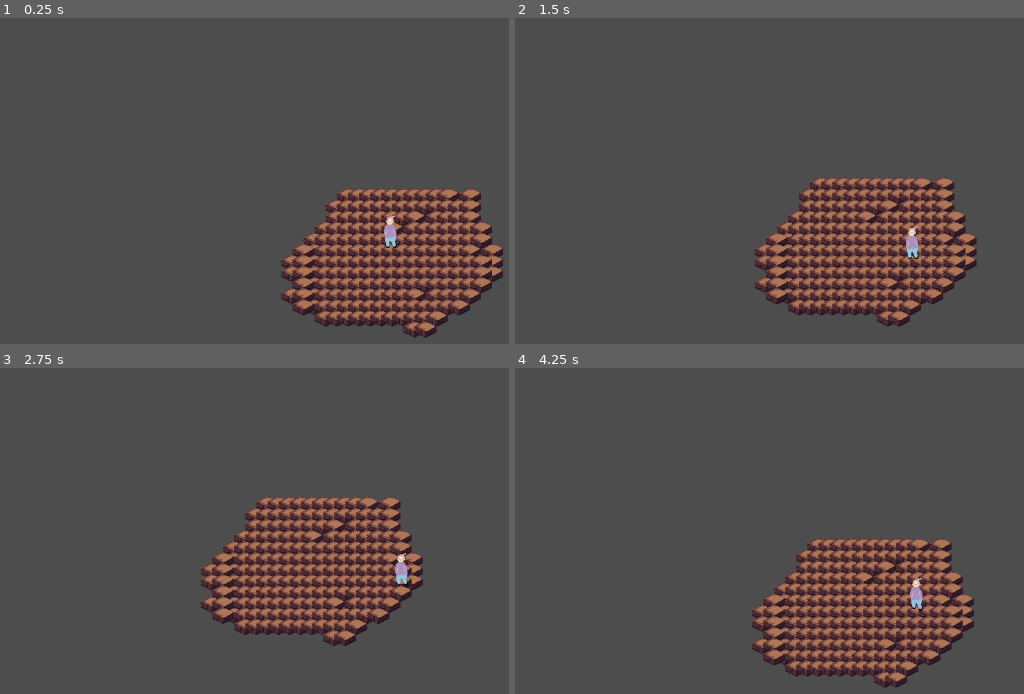
Above: before the commit, frames 1-4 (two rows, left to right).
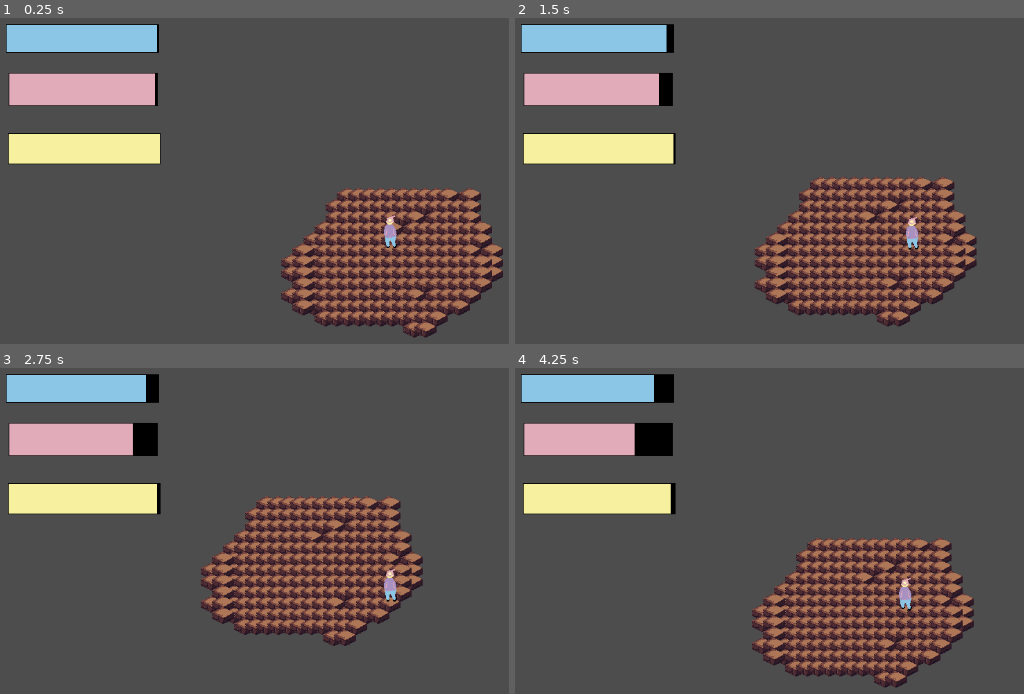
Above: after the commit, the same moments.

Repository: Sebastian0211-vs/Clodot
Game: Godot game, scene res://scenes/debug/debug_scene.tscn
The game is run twice, just before and just after one commit, with the same random seed, the same clock (stepped at 60 frames per second) and the same inputs.
Inputs:
- Up to frame 1 (0.25 s): no input
- Up to frame 2 (1.5 s): tap Enter at 0.5 s; hold Right (right) 0.53-1.28 s; hold Down (down) from 1.28 s (still down)
- Up to frame 3 (2.75 s): release Down (down) at 2.03 s; hold Right (right) from 2.03 s (still down)
- Up to frame 4 (4.25 s): release Right (right) at 2.78 s; hold Up (up) 2.78-3.53 s; hold Left (left) from 3.53 s (still down)

The runs differ from the first frame. In frame 1, 8.4% of the frame differs, in the area x 1-32%, y 1-45%; in frame 2, 8.6%; in frame 3, 8.8%, in the area x 1-81%, y 1-72%; in frame 4, 8.8%.

Commit message:
first version of bars + titube reworked

Diff:
--- a/scenes/debug/debug_scene.tscn
+++ b/scenes/debug/debug_scene.tscn
@@ -443,8 +443,6 @@
 [node name="Player" parent="." unique_id=1060798901 instance=ExtResource("1_uv15u")]
 position = Vector2(375, 207)
 
-[node name="Camera2D" type="Camera2D" parent="Player" unique_id=2006464565]
-
 [node name="TileMapLayer" type="TileMapLayer" parent="." unique_id=1146435450]
 visibility_layer = 2
 z_index = -10
--- /dev/null
+++ b/scenes/game/player/bars/hungry.gd
@@ -0,0 +1,20 @@
+extends ProgressBar
+
+@onready var timer = $Timer
+
+var hungry = 0 : set = set_hungry
+
+func set_hungry(new_hungry):
+	hungry = min(max_value, new_hungry)
+	value = hungry
+
+	if hungry <= 0:
+		print("IL A FAIM")
+
+func init_hungry(_hungry):
+	hungry = _hungry
+	max_value = hungry
+	value = hungry
+
+func _on_timer_timeout() -> void:
+	max_value = hungry
--- /dev/null
+++ b/scenes/game/player/bars/hungry.tscn
@@ -0,0 +1,26 @@
+[gd_scene format=3 uid="uid://cglap038n4bos"]
+
+[ext_resource type="Script" uid="uid://cp4jesfs124a7" path="res://scenes/game/player/bars/hungry.gd" id="1_qdk2f"]
+
+[sub_resource type="StyleBoxFlat" id="StyleBoxFlat_pp0ge"]
+bg_color = Color(0, 0, 0, 1)
+expand_margin_left = 1.0
+expand_margin_top = 1.0
+expand_margin_right = 1.0
+expand_margin_bottom = 1.0
+
+[sub_resource type="StyleBoxFlat" id="StyleBoxFlat_jwr8l"]
+bg_color = Color(0.8862745, 0.67058825, 0.7294118, 1)
+
+[node name="Hungry" type="ProgressBar" unique_id=1184500359]
+offset_right = 240.0
+offset_bottom = 4.0
+theme_override_styles/background = SubResource("StyleBoxFlat_pp0ge")
+theme_override_styles/fill = SubResource("StyleBoxFlat_jwr8l")
+value = 60.0
+show_percentage = false
+script = ExtResource("1_qdk2f")
+
+[node name="Timer" type="Timer" parent="." unique_id=763920526]
+
+[connection signal="timeout" from="Timer" to="." method="_on_timer_timeout"]
--- /dev/null
+++ b/scenes/game/player/bars/player_ui.tscn
@@ -0,0 +1,34 @@
+[gd_scene format=3 uid="uid://bc43w1ey46qxm"]
+
+[ext_resource type="PackedScene" uid="uid://7xuelvaiab3k" path="res://scenes/game/player/bars/thirsty.tscn" id="1_xc8ec"]
+[ext_resource type="PackedScene" uid="uid://cglap038n4bos" path="res://scenes/game/player/bars/hungry.tscn" id="2_4kqf1"]
+[ext_resource type="PackedScene" uid="uid://bf68lt4dosq46" path="res://scenes/game/player/bars/stamina.tscn" id="3_xf5fp"]
+
+[node name="PlayerUi" type="Control" unique_id=1507388174]
+layout_mode = 3
+anchors_preset = 15
+anchor_right = 1.0
+anchor_bottom = 1.0
+grow_horizontal = 2
+grow_vertical = 2
+
+[node name="ThirstyBar" parent="." unique_id=1184500359 instance=ExtResource("1_xc8ec")]
+layout_mode = 0
+offset_left = 20.0
+offset_top = 25.0
+offset_right = 239.0
+offset_bottom = 64.0
+
+[node name="HungryBar" parent="." unique_id=1272509161 instance=ExtResource("2_4kqf1")]
+layout_mode = 0
+offset_left = 24.0
+offset_top = 95.0
+offset_right = 237.0
+offset_bottom = 141.0
+
+[node name="StaminaBar" parent="." unique_id=1172983455 instance=ExtResource("3_xf5fp")]
+layout_mode = 0
+offset_left = 23.0
+offset_top = 182.0
+offset_right = 241.0
+offset_bottom = 225.0
--- /dev/null
+++ b/scenes/game/player/bars/stamina.gd
@@ -0,0 +1,23 @@
+extends ProgressBar
+
+@onready var timer = $Timer
+
+var stamina = 0 : set = set_stamina
+
+func set_stamina(new_stamina):
+	stamina = min(max_value, new_stamina)
+	value = stamina
+
+	if stamina <= 0:
+		print("IL A BESOIN DE DROGUE")
+
+func init_stamina(_stamina):
+	stamina = _stamina
+	max_value = stamina
+	value = stamina
+
+
+
+
+func _on_timer_timeout() -> void:
+	max_value = stamina
--- /dev/null
+++ b/scenes/game/player/bars/stamina.tscn
@@ -0,0 +1,26 @@
+[gd_scene format=3 uid="uid://bf68lt4dosq46"]
+
+[ext_resource type="Script" uid="uid://8e4du1j82umj" path="res://scenes/game/player/bars/stamina.gd" id="1_rdvfw"]
+
+[sub_resource type="StyleBoxFlat" id="StyleBoxFlat_pp0ge"]
+bg_color = Color(0, 0, 0, 1)
+expand_margin_left = 1.0
+expand_margin_top = 1.0
+expand_margin_right = 1.0
+expand_margin_bottom = 1.0
+
+[sub_resource type="StyleBoxFlat" id="StyleBoxFlat_jwr8l"]
+bg_color = Color(0.96862745, 0.94509804, 0.62352943, 1)
+
+[node name="Stamina" type="ProgressBar" unique_id=1184500359]
+offset_right = 240.0
+offset_bottom = 4.0
+theme_override_styles/background = SubResource("StyleBoxFlat_pp0ge")
+theme_override_styles/fill = SubResource("StyleBoxFlat_jwr8l")
+value = 60.0
+show_percentage = false
+script = ExtResource("1_rdvfw")
+
+[node name="Timer" type="Timer" parent="." unique_id=763920526]
+
+[connection signal="timeout" from="Timer" to="." method="_on_timer_timeout"]
--- /dev/null
+++ b/scenes/game/player/bars/thirsty.gd
@@ -0,0 +1,20 @@
+extends ProgressBar
+
+@onready var timer = $Timer
+
+var thirsty = 0 : set = set_thirsty
+
+func set_thirsty(new_thirsty):
+	thirsty = min(max_value, new_thirsty)
+	value = thirsty
+
+	if thirsty <= 0:
+		print("IL A SOIF")
+
+func init_thirsty(_thirsty):
+	thirsty = _thirsty
+	max_value = thirsty
+	value = thirsty
+
+func _on_timer_timeout() -> void:
+	max_value = thirsty
--- /dev/null
+++ b/scenes/game/player/bars/thirsty.tscn
@@ -0,0 +1,26 @@
+[gd_scene format=3 uid="uid://7xuelvaiab3k"]
+
+[ext_resource type="Script" uid="uid://uls8ek2taesx" path="res://scenes/game/player/bars/thirsty.gd" id="1_jwr8l"]
+
+[sub_resource type="StyleBoxFlat" id="StyleBoxFlat_pp0ge"]
+bg_color = Color(0, 0, 0, 1)
+expand_margin_left = 1.0
+expand_margin_top = 1.0
+expand_margin_right = 1.0
+expand_margin_bottom = 1.0
+
+[sub_resource type="StyleBoxFlat" id="StyleBoxFlat_jwr8l"]
+bg_color = Color(0.54901963, 0.7764706, 0.9019608, 1)
+
+[node name="Thirsty" type="ProgressBar" unique_id=1184500359]
+offset_right = 240.0
+offset_bottom = 4.0
+theme_override_styles/background = SubResource("StyleBoxFlat_pp0ge")
+theme_override_styles/fill = SubResource("StyleBoxFlat_jwr8l")
+value = 60.0
+show_percentage = false
+script = ExtResource("1_jwr8l")
+
+[node name="Timer" type="Timer" parent="." unique_id=763920526]
+
+[connection signal="timeout" from="Timer" to="." method="_on_timer_timeout"]
--- a/scenes/game/player/player.gd
+++ b/scenes/game/player/player.gd
@@ -2,6 +2,42 @@
 const SPEED = 80
 var current_direction
 var time = 0.0
+
+@onready var thirstyBar = $PlayerUi/ThirstyBar
+@onready var hungryBar = $PlayerUi/HungryBar
+@onready var staminaBar = $PlayerUi/StaminaBar
+
+var thirsty = 0
+var hungry = 0
+var stamina = 0
+
+func _ready():
+	thirsty = 100
+	hungry = 100
+	stamina = 100
+	hungryBar.init_hungry(hungry)
+	staminaBar.init_stamina(stamina)
+	thirstyBar.init_thirsty(thirsty)
+
+var THIRSTFACTOR = 0.05
+var HUNGERFACTOR = 0.1
+var STAMINAFACTOR = 0.01
+
+func _set_thirsty():
+	thirsty = thirsty - THIRSTFACTOR
+	thirstyBar.set_thirsty(thirsty)
+	thirstyBar.thirsty = thirsty
+
+func _set_hungry():
+	hungry = hungry - HUNGERFACTOR
+	hungryBar.set_hungry(hungry)
+	hungryBar.hungry= hungry
+
+func _set_stamina():
+	stamina = stamina - STAMINAFACTOR
+	staminaBar.set_stamina(stamina)
+	staminaBar.stamina= stamina
+
 enum direction{
 	UP,
 	UP_RIGHT,
@@ -20,20 +56,23 @@
 
 func _process(delta: float) -> void:
 	time += delta
+	update_attributes()
 	get_input()
 	set_direction()
-	move()
+	move(delta)
+
+func update_attributes():
+	_set_thirsty()
+	_set_hungry()
+	_set_stamina()
 
 func get_input():
 	if Input.is_action_pressed("up"): KEY_UP = true
 	else : KEY_UP = false
-
 	if Input.is_action_pressed("down"): KEY_DOWN = true
 	else : KEY_DOWN = false
-
 	if Input.is_action_pressed("left"): KEY_LEFT = true
 	else : KEY_LEFT = false
-
 	if Input.is_action_pressed("right"): KEY_RIGHT = true
 	else : KEY_RIGHT = false
 
@@ -45,7 +84,6 @@
 			current_direction = direction.UP_RIGHT
 		else:
 			current_direction = direction.UP
-
 	elif KEY_DOWN:
 		if KEY_LEFT:
 			current_direction = direction.DOWN_LEFT
@@ -53,13 +91,12 @@
 			current_direction = direction.DOWN_RIGHT
 		else:
 			current_direction = direction.DOWN
-
-	elif KEY_LEFT :
+	elif KEY_LEFT:
 		current_direction = direction.LEFT
 	elif KEY_RIGHT:
 		current_direction = direction.RIGHT
-
-	else: current_direction = direction.IDLE
+	else:
+		current_direction = direction.IDLE
 
 var was_up = false
 var was_down = false
@@ -70,74 +107,97 @@
 var was_down_left = false
 var was_down_right = false
 
+var phase_offset_x = 0.0
+var phase_offset_y = 0.0
 
 var FREQUENCY = 3.0
-var INTENSITY =20.0
-
-func move():
+var INTENSITY = 20.0
+
+func _calc_phase_x():
+	phase_offset_x = asin(clamp($AnimatedSprite2D.position.x / INTENSITY, -1.0, 1.0)) - time * FREQUENCY
+
+func _calc_phase_y():
+	phase_offset_y = asin(clamp($AnimatedSprite2D.position.y / INTENSITY, -1.0, 1.0)) - time * FREQUENCY
+
+func move(delta: float):
 	match current_direction:
 		direction.UP:
 			if not was_up:
-				time = 0.0
+				_calc_phase_x()
 				was_up = true
 			self.velocity = Vector2(0, -SPEED)
-			$AnimatedSprite2D.position.x = sin(time * FREQUENCY) * INTENSITY
+			$AnimatedSprite2D.position.x = sin(time * FREQUENCY + phase_offset_x) * INTENSITY
+			$AnimatedSprite2D.position.y = lerp($AnimatedSprite2D.position.y, 0.0, 10.0 * delta)
 			$AnimatedSprite2D.play("up")
-		direction.DOWN :
+
+		direction.DOWN:
 			if not was_down:
-				time = 0.0
+				_calc_phase_x()
 				was_down = true
 			self.velocity = Vector2(0, SPEED)
-			$AnimatedSprite2D.position.x = sin(time * FREQUENCY) * INTENSITY
+			$AnimatedSprite2D.position.x = sin(time * FREQUENCY + phase_offset_x) * INTENSITY
+			$AnimatedSprite2D.position.y = lerp($AnimatedSprite2D.position.y, 0.0, 10.0 * delta)
 			$AnimatedSprite2D.play("down")
-		direction.LEFT :
+
+		direction.LEFT:
 			if not was_left:
-				time = 0.0
+				_calc_phase_y()
 				was_left = true
 			self.velocity = Vector2(-SPEED, 0)
-			$AnimatedSprite2D.position.y = sin(time * FREQUENCY) * INTENSITY
+			$AnimatedSprite2D.position.y = sin(time * FREQUENCY + phase_offset_y) * INTENSITY
+			$AnimatedSprite2D.position.x = lerp($AnimatedSprite2D.position.x, 0.0, 10.0 * delta)
 			$AnimatedSprite2D.play("left")
-		direction.RIGHT :
+
+		direction.RIGHT:
 			if not was_right:
-				time = 0.0
+				_calc_phase_y()
 				was_right = true
 			self.velocity = Vector2(SPEED, 0)
-			$AnimatedSprite2D.position.y = sin(time * FREQUENCY) * INTENSITY
+			$AnimatedSprite2D.position.y = sin(time * FREQUENCY + phase_offset_y) * INTENSITY
+			$AnimatedSprite2D.position.x = lerp($AnimatedSprite2D.position.x, 0.0, 10.0 * delta)
 			$AnimatedSprite2D.play("right")
-		direction.UP_LEFT :
+
+		direction.UP_LEFT:
 			if not was_up_left:
-				time = 0.0
+				_calc_phase_x()
+				_calc_phase_y()
 				was_up_left = true
-			self.velocity = cartesian_to_isometric(Vector2(-SPEED,0))
-			$AnimatedSprite2D.position.x = sin(time * FREQUENCY) * INTENSITY
-			$AnimatedSprite2D.position.y = -sin(time * FREQUENCY) * INTENSITY
+			self.velocity = cartesian_to_isometric(Vector2(-SPEED, 0))
+			$AnimatedSprite2D.position.x = sin(time * FREQUENCY + phase_offset_x) * INTENSITY
+			$AnimatedSprite2D.position.y = -sin(time * FREQUENCY + phase_offset_y) * INTENSITY
 			$AnimatedSprite2D.play("up_left")
-		direction.UP_RIGHT :
+
+		direction.UP_RIGHT:
 			if not was_up_right:
-				time = 0.0
+				_calc_phase_x()
+				_calc_phase_y()
 				was_up_right = true
 			self.velocity = cartesian_to_isometric(Vector2(0, -SPEED))
-			$AnimatedSprite2D.position.x = sin(time * FREQUENCY) * INTENSITY
-			$AnimatedSprite2D.position.y = sin(time * FREQUENCY) * INTENSITY
+			$AnimatedSprite2D.position.x = sin(time * FREQUENCY + phase_offset_x) * INTENSITY
+			$AnimatedSprite2D.position.y = sin(time * FREQUENCY + phase_offset_y) * INTENSITY
 			$AnimatedSprite2D.play("up_right")
-		direction.DOWN_LEFT :
+
+		direction.DOWN_LEFT:
 			if not was_down_left:
-				time = 0.0
+				_calc_phase_x()
+				_calc_phase_y()
 				was_down_left = true
 			self.velocity = cartesian_to_isometric(Vector2(0, SPEED))
-			$AnimatedSprite2D.position.x = -sin(time * FREQUENCY) * INTENSITY
-			$AnimatedSprite2D.position.y = -sin(time * FREQUENCY) * INTENSITY
+			$AnimatedSprite2D.position.x = -sin(time * FREQUENCY + phase_offset_x) * INTENSITY
+			$AnimatedSprite2D.position.y = -sin(time * FREQUENCY + phase_offset_y) * INTENSITY
 			$AnimatedSprite2D.play("down_left")
-		direction.DOWN_RIGHT :
+
+		direction.DOWN_RIGHT:
 			if not was_down_right:
-				time = 0.0
+				_calc_phase_x()
+				_calc_phase_y()
 				was_down_right = true
 			self.velocity = cartesian_to_isometric(Vector2(SPEED, 0))
-			$AnimatedSprite2D.position.x = -sin(time * FREQUENCY) * INTENSITY
-			$AnimatedSprite2D.position.y = sin(time * FREQUENCY) * INTENSITY
-			$AnimatedSprite2D.position.x = 0.0
+			$AnimatedSprite2D.position.x = -sin(time * FREQUENCY + phase_offset_x) * INTENSITY
+			$AnimatedSprite2D.position.y = sin(time * FREQUENCY + phase_offset_y) * INTENSITY
 			$AnimatedSprite2D.play("down_right")
-		direction.IDLE :
+
+		direction.IDLE:
 			was_up = false
 			was_down = false
 			was_left = false
@@ -146,10 +206,11 @@
 			was_up_right = false
 			was_down_left = false
 			was_down_right = false
-			self.velocity = Vector2(0,0)
-			$AnimatedSprite2D.position.x = lerp($AnimatedSprite2D.position.x, 0.0, 0.01)
-			$AnimatedSprite2D.position.y = lerp($AnimatedSprite2D.position.y, 0.0, 0.01)
+			self.velocity = Vector2(0, 0)
+			$AnimatedSprite2D.position.x = lerp($AnimatedSprite2D.position.x, 0.0, 10.0 * delta)
+			$AnimatedSprite2D.position.y = lerp($AnimatedSprite2D.position.y, 0.0, 10.0 * delta)
 			$AnimatedSprite2D.play("idle")
+
 	move_and_slide()
 
 func cartesian_to_isometric(cartesian):
--- a/scenes/game/player/player.tscn
+++ b/scenes/game/player/player.tscn
@@ -3,6 +3,7 @@
 [ext_resource type="Script" uid="uid://du6uhnanew3ts" path="res://scenes/game/player/player.gd" id="1_bkoau"]
 [ext_resource type="Texture2D" uid="uid://r37j52l5mpqk" path="res://assets/player/walking_straight.png" id="2_3nnbx"]
 [ext_resource type="Texture2D" uid="uid://cpd3oq50jub4i" path="res://assets/player/idle.png" id="2_m1i7t"]
+[ext_resource type="PackedScene" uid="uid://bc43w1ey46qxm" path="res://scenes/game/player/bars/player_ui.tscn" id="5_prej5"]
 
 [sub_resource type="CircleShape2D" id="CircleShape2D_n2gxi"]
 
@@ -110,3 +111,11 @@
 [node name="AnimatedSprite2D" type="AnimatedSprite2D" parent="." unique_id=389789181]
 sprite_frames = SubResource("SpriteFrames_c3urb")
 animation = &"down_right"
+
+[node name="Camera2D" type="Camera2D" parent="." unique_id=548641903]
+
+[node name="PlayerUi" parent="." unique_id=1507388174 instance=ExtResource("5_prej5")]
+offset_left = -575.0
+offset_top = -323.0
+offset_right = 575.0
+offset_bottom = 325.0
Not shown, added: scenes/game/player/bars/hungry.gd.uid
Not shown, added: scenes/game/player/bars/stamina.gd.uid
Not shown, added: scenes/game/player/bars/thirsty.gd.uid
